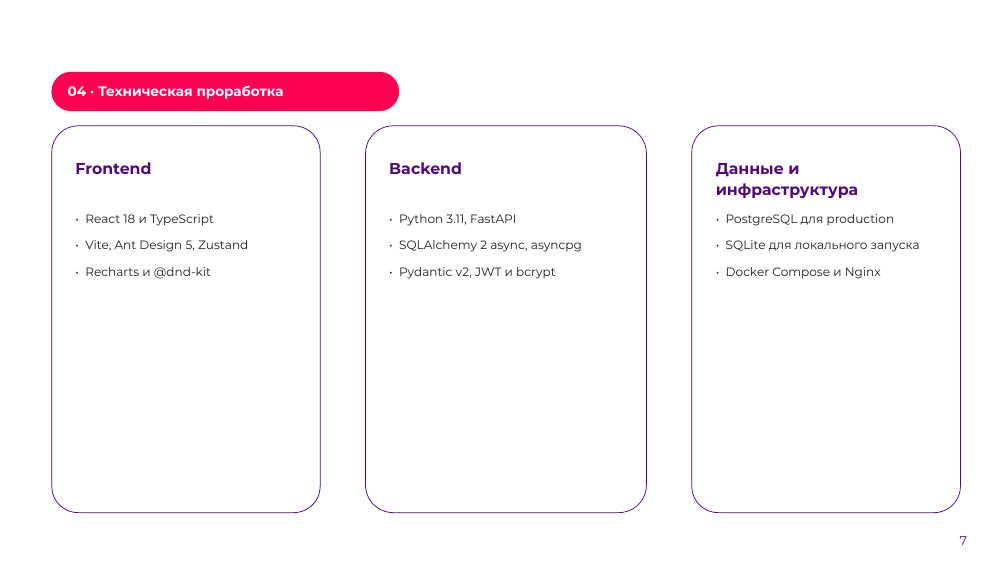
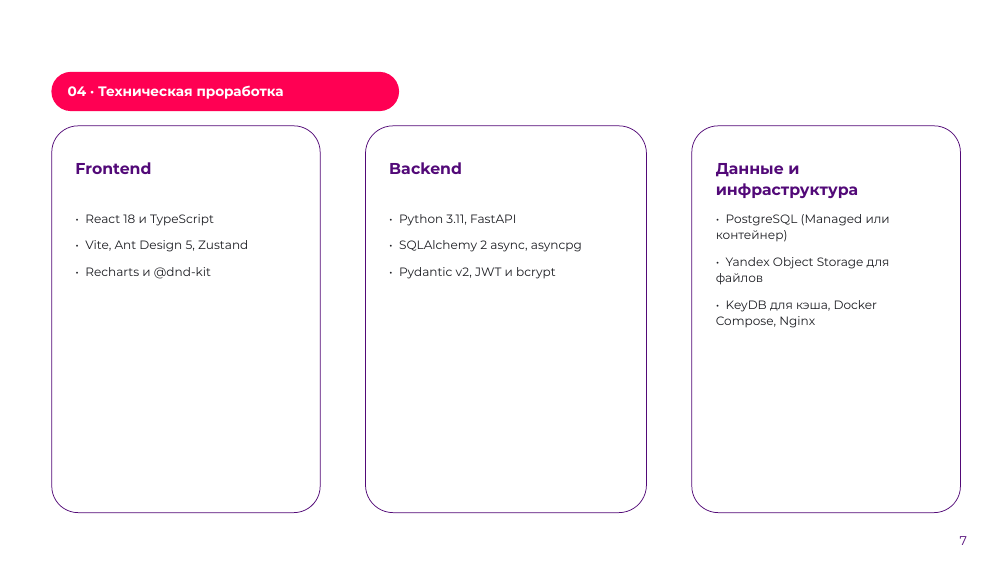
Before and after one commit to Pavel1778/rtk-crm, a slide deck: slide 7 of docs/presentation/RTK-CRM-LCT2026.pptx. Drawn at 1008x567 pixels with LibreOffice and Linux fonts; fonts in the diff are those of the drawing; background and template pictures are left out. Boxes give left, top, right and bottom in pixels: in the first picture for what was removed or moved away, otherwise in the second. Text is boxed around its words. In the diff, an @@ line names an element or a change of style, - is before the commit and + after.

Commit message:
docs(architecture): модель ArchiMate и пересборка презентации
ТЗ п. 6.7 требует описать функциональную и компонентную архитектуру в Archi.
Добавлена модель rtk-crm.archimate (ArchiMate 3) с двумя видами: пользовательский
путь из ТЗ и контейнеры с внешними системами LMS/CMS. Модель лежит рядом с
Mermaid-схемами и открывается в бесплатном Archi.

Модель добавлена в зеркало документации как скачиваемый файл.

Презентация пересобрана после правок генератора: 11 слайдов на официальном
шаблоне ЛЦТ 2026.

```diff
--- a/docs/presentation/RTK-CRM-LCT2026.pptx
+++ b/docs/presentation/RTK-CRM-LCT2026.pptx
@@ text at (x1=716, y1=214, x2=890, y2=328): text changed @@
-• PostgreSQL для production
-• SQLite для локального запуска
-• Docker Compose и Nginx
+• PostgreSQL (Managed или контейнер)
+• Yandex Object Storage для файлов
+• KeyDB для кэша, Docker Compose, Nginx
```
Also in this commit, not shown: 1 other slide changed, 8 other files.
